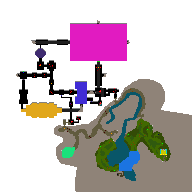
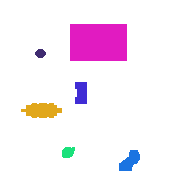
Comparing the layer stacks of the two 192x192 images. Changes:
hid "spawners" over <box>23,39,167,175</box>
hid "Background" over <box>16,20,192,192</box>
